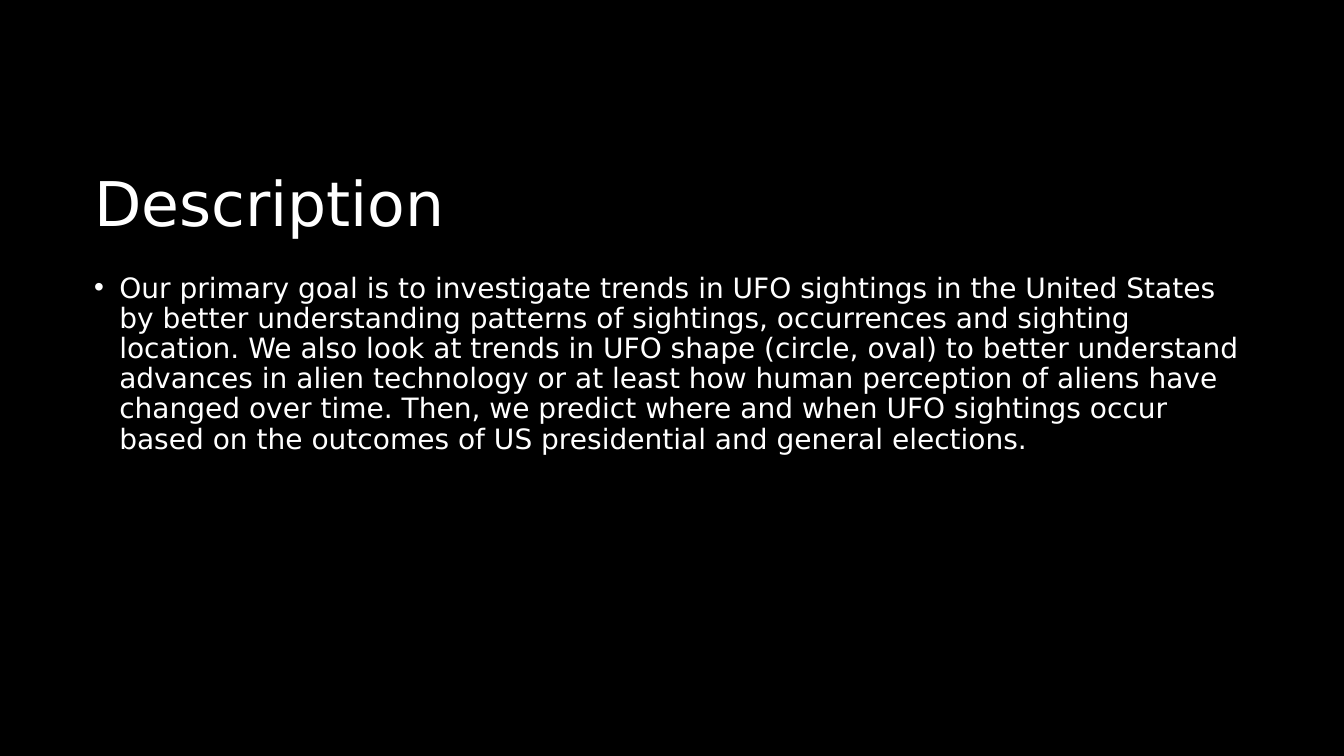
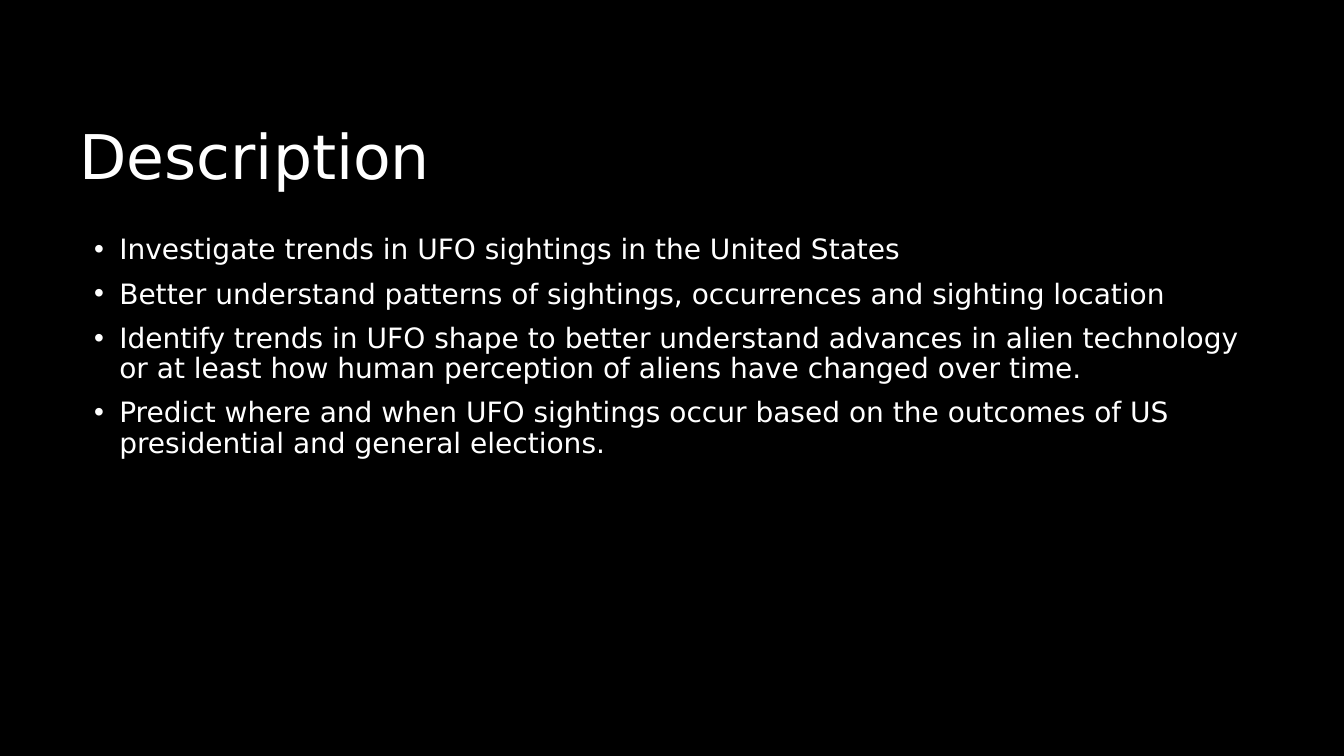
Before and after one commit to KWolley/CSPB4502_DreamTeam, a slide deck: slide 2 of UFO_presidentalElections.pptx. Drawn at 1344x756 pixels with LibreOffice and Linux fonts; fonts in the diff are those of the drawing. Boxes give left, top, right and bottom in pixels: in the first picture for what was removed or moved away, otherwise in the second. Text is boxed around its words. In the diff, an @@ line names an element or a change of style, - is before the commit and + after.

Commit message:
small edits to ppt

```diff
--- a/UFO_presidentalElections.pptx
+++ b/UFO_presidentalElections.pptx
@@ title "Description": place and size @@
-title "Description" at (94, 179, 444, 239)
+title "Description" at (79, 132, 429, 192)
@@ text at (119, 237, 1239, 459): text changed @@
-• Our primary goal is to investigate trends in UFO sightings in the United States by better understanding patterns of sightings, occurrences and sighting location. We also look at trends in UFO shape (circle, oval) to better understand advances in alien technology or at least how human perception of aliens have changed over time. Then, we predict where and when UFO sightings occur based on the outcomes of US presidential and general elections.
+• Investigate trends in UFO sightings in the United States
+• Better understand patterns of sightings, occurrences and sighting location
+• Identify trends in UFO shape to better understand advances in alien technology or at least how human perception of aliens have changed over time.
+• Predict where and when UFO sightings occur based on the outcomes of US presidential and general elections.
```
Also in this commit, not shown: 3 other slides changed.
